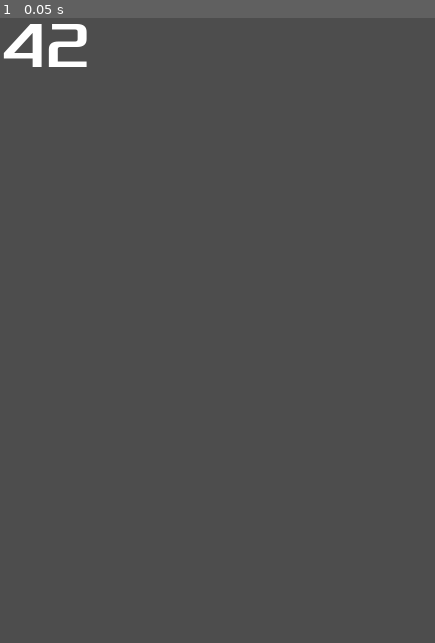
Above: before the commit, frame 1.
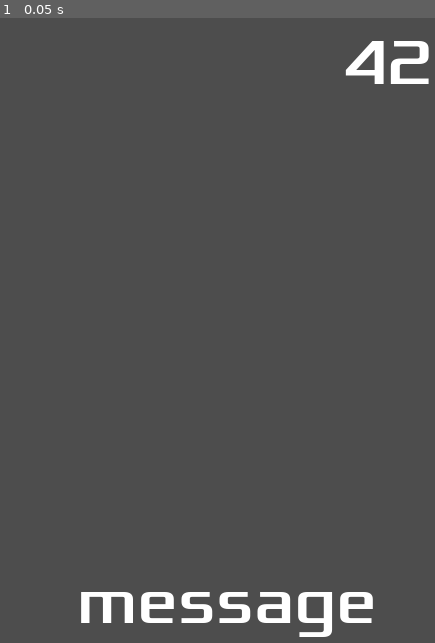
Above: after the commit, the same moment.

Repository: lancelote/dodge-the-creeps-2d
Game: Godot game, scene res://hud.tscn
The game is run twice, just before and just after one commit, with the same random seed, the same clock (stepped at 60 frames per second) and the same inputs. This scene is started directly instead of the project's main scene.
Inputs:
- Up to frame 1 (0.05 s): no input

The runs differ from the first frame. In frame 1, 3.2% of the frame differs, in the area x 0-99%, y 0-100%.

Commit message:
set font for message label

Diff:
--- a/hud.tscn
+++ b/hud.tscn
@@ -5,15 +5,22 @@
 [node name="HUD" type="CanvasLayer"]
 
 [node name="ScoreLabel" type="Label" parent="."]
-offset_right = 40.0
-offset_bottom = 23.0
+offset_left = 342.0
+offset_top = 17.0
+offset_right = 433.0
+offset_bottom = 95.0
 theme_override_fonts/font = ExtResource("1_37p78")
 theme_override_font_sizes/font_size = 64
 text = "42"
 
 [node name="Message" type="Label" parent="."]
-offset_right = 40.0
-offset_bottom = 23.0
+offset_left = 77.0
+offset_top = 556.0
+offset_right = 377.0
+offset_bottom = 634.0
+theme_override_fonts/font = ExtResource("1_37p78")
+theme_override_font_sizes/font_size = 64
+text = "message"
 
 [node name="StartButton" type="Label" parent="."]
 offset_right = 40.0
